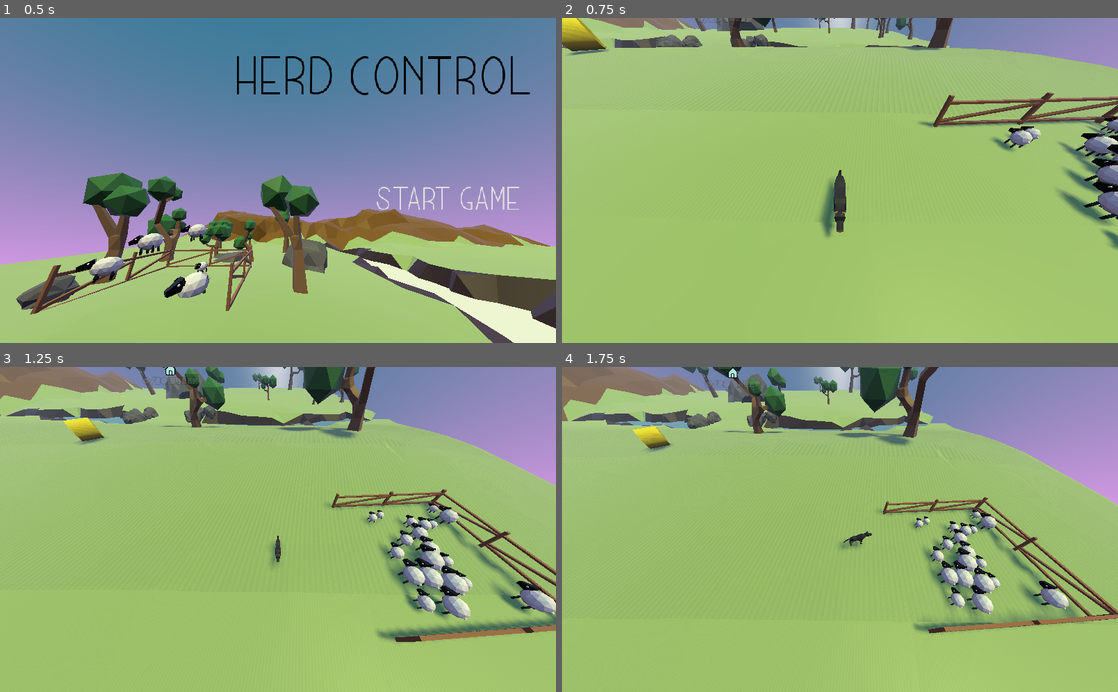
Above: before the commit, frames 1-4 (two rows, left to right).
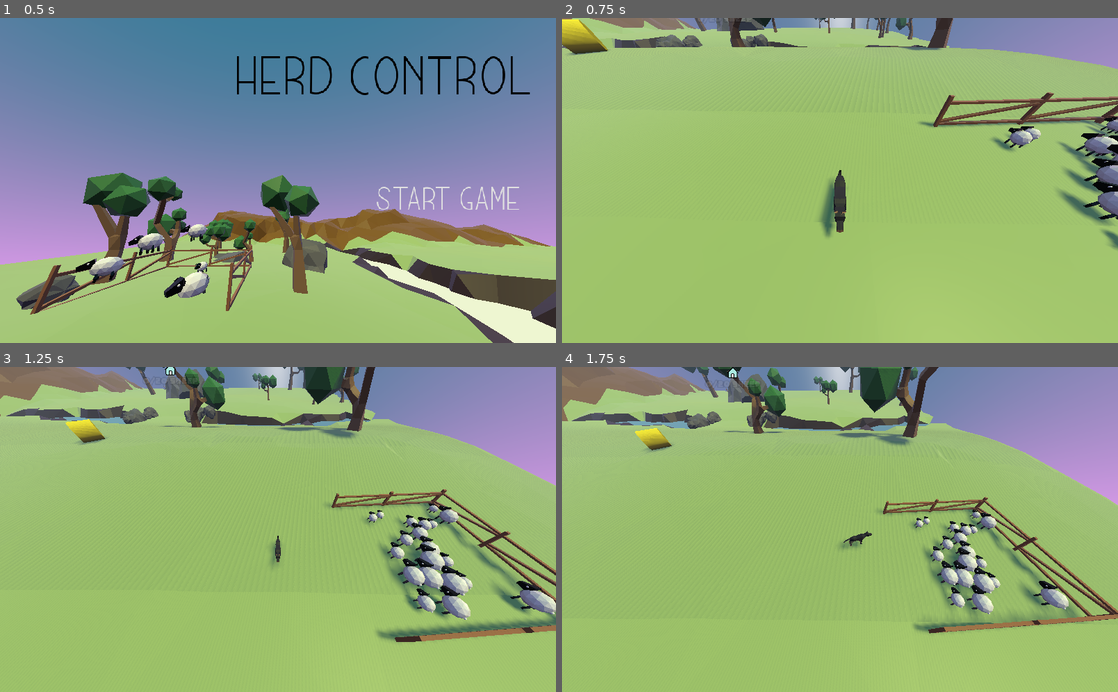
Above: after the commit, the same moments.

Repository: panic-fennecs/ideal-garbanzo
Game: Godot game, scene res://StartScreen.tscn
The game is run twice, just before and just after one commit, with the same random seed, the same clock (stepped at 60 frames per second) and the same inputs. Sound files missing from this copy of the repository are replaced by a short silence.
Inputs (mouse positions are in pixels of both pictures, inside the frame that each line leads up to):
- Up to frame 1 (0.5 s): no input
- Up to frame 2 (0.75 s): click "Start Game" at 0.5 s
- Up to frame 3 (1.25 s): no input
- Up to frame 4 (1.75 s): tap Enter at 1.25 s; move the mouse to (962, 513) at 1.27 s; click (962, 513) at 1.42 s

Frame 1 is identical in both runs. In frame 2, 0.2% of the frame differs, in the area x 0-9%, y 0-12%; in frame 3, 0.1%; in frame 4, less than 0.1%.

Commit message:
fix hay; fix achievement color

Diff:
--- a/Achievement.tscn
+++ b/Achievement.tscn
@@ -33,7 +33,7 @@
 tracks/1/imported = false
 tracks/1/enabled = true
 tracks/1/keys = {
-"times": PoolRealArray( 0, 3, 4 ),
+"times": PoolRealArray( 0, 3.5, 5 ),
 "transitions": PoolRealArray( 1, 1, 1 ),
 "update": 0,
 "values": [ Color( 1, 1, 1, 1 ), Color( 1, 1, 1, 1 ), Color( 1, 1, 1, 0 ) ]
@@ -52,10 +52,10 @@
 anchor_top = 1.127
 anchor_right = 1.0
 anchor_bottom = 1.227
-margin_left = 160.5
-margin_top = -0.200195
-margin_right = -160.5
-margin_bottom = -0.200073
+margin_left = 161.0
+margin_top = -5.82202
+margin_right = -160.0
+margin_bottom = -5.8219
 color = Color( 0.819608, 0.831373, 0.490196, 1 )
 __meta__ = {
 "_edit_use_anchors_": false
--- a/AchievementArea.gd
+++ b/AchievementArea.gd
@@ -11,5 +11,6 @@
 			if entered_sheep.size() > 10:
 				var achievement = Achievement.instance()
 				$"/root/Main".add_child(achievement)
-				achievement.show_achievement("achievement unlocked", "cross the river")
+				achievement.show_achievement("achievement unlocked", "cross the river", Color(105/255, 147/255, 202/255, 1.0))
+				print("ay")
 				queue_free()
--- a/Hay.gd
+++ b/Hay.gd
@@ -13,7 +13,6 @@
 
 func _process(delta):
 	if dir:
-		look_at(transform.origin + dir, Vector3.UP)
 		var vel = dir * mix(speed, 0, min(1, time))
 		var _c = move_and_slide(vel, Vector3.UP)
 		time = time + delta * damp
@@ -21,4 +20,5 @@
 
 func push(dir2):
 	dir = Vector3(dir2.x, 0, dir2.y)
+	look_at(global_transform.origin + dir, Vector3.UP)
 	time = 0
--- a/Hay.tscn
+++ b/Hay.tscn
@@ -14,7 +14,7 @@
 script = ExtResource( 1 )
 
 [node name="CollisionShape" type="CollisionShape" parent="."]
-transform = Transform( -6.83299e-07, -4.19406, 0, 3.5, -5.70222e-07, 0, 0, 0, 3.5, 0, 0, 0 )
+transform = Transform( -4.88762e-07, -4.194, 0, 3, -6.83289e-07, 0, 0, 0, 3, 0, 0, 0 )
 shape = SubResource( 1 )
 
 [node name="MeshInstance" type="MeshInstance" parent="."]
--- a/Sheep.gd
+++ b/Sheep.gd
@@ -116,9 +116,9 @@
 		velocity = (velocity + steering).clamped(min(max_velocity, limit))
 
 func chaise(dog):
-	if dog.translation.distance_to(self.translation) < DOG_REACTION_DISTANCE:
-		var pos = Vector2(dog.translation.x, dog.translation.z)
-		var diff = pos - get_2d_position()
+	if dog.global_transform.origin.distance_to(self.translation) < DOG_REACTION_DISTANCE:
+		var pos = Vector2(dog.global_transform.origin.x, dog.global_transform.origin.z)
+		var diff = pos - Vector2(global_transform.origin.x, global_transform.origin.z)
 		var influence = clamp(1.0/DOG_REACTION_DISTANCE*diff.length() - .5, 0, 1)
 		var desired_velocity = diff * 100 / (diff.length() + 0.3)
 		var steering = desired_velocity - velocity
